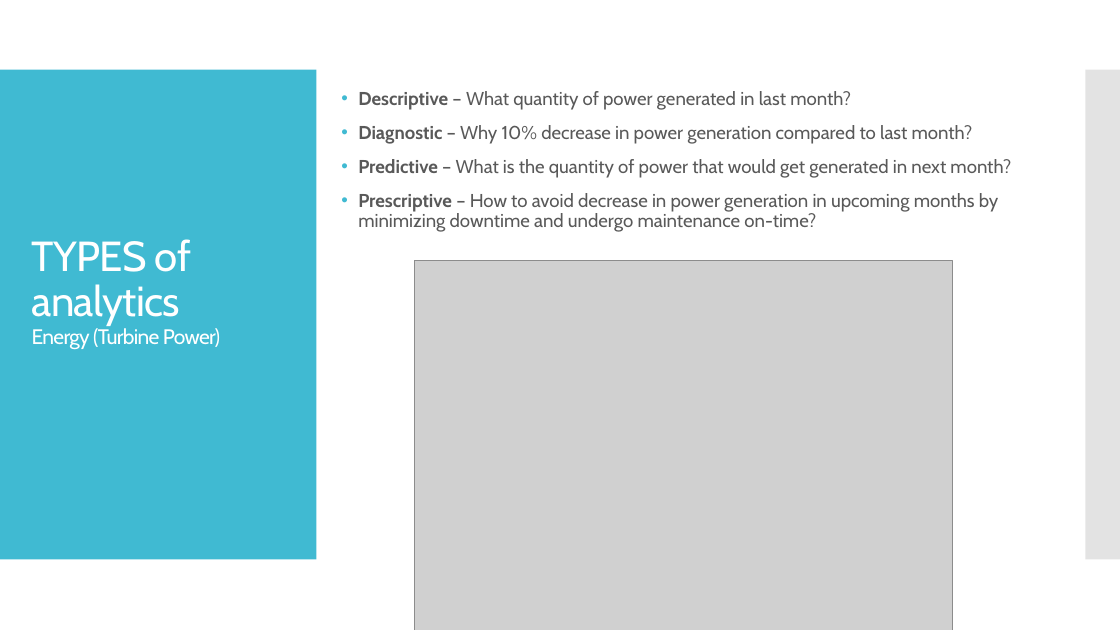
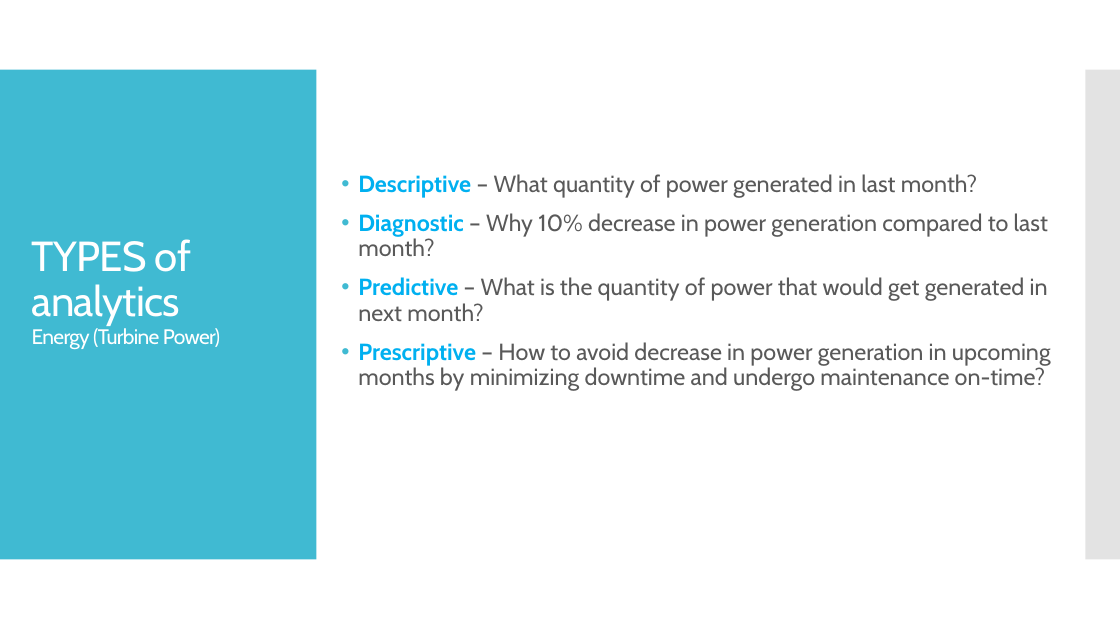
Before and after one commit to dinesarun/common, a slide deck: slide 17 of sessions/ChennaiAzureUserGroup/Databricks_IOT_Analytics/IOT-ML-Azure.pptx (slide 11 before the commit). Drawn at 1120x630 pixels with LibreOffice and Linux fonts; fonts in the diff are those of the drawing; grey boxes stand for pictures. Boxes give left, top, right and bottom in pixels: in the first picture for what was removed or moved away, otherwise in the second. Text is boxed around its words. In the diff, an @@ line names an element or a change of style, - is before the commit and + after.

```diff
--- a/sessions/ChennaiAzureUserGroup/Databricks_IOT_Analytics/IOT-ML-Azure.pptx
+++ b/sessions/ChennaiAzureUserGroup/Databricks_IOT_Analytics/IOT-ML-Azure.pptx
@@ text "Descriptive – What quantity of ..." at (358,174,1051,391): size 16 to 20 pt; text colour #595959 to #00B0F0 in "Descriptive", "Diagnostic", "Predictive", "Prescriptive" @@
@@ picture removed at (415,260,954,630) @@
```
Also in this commit, not shown: 10 other slides changed, 10 slides added, 2 slides removed.
